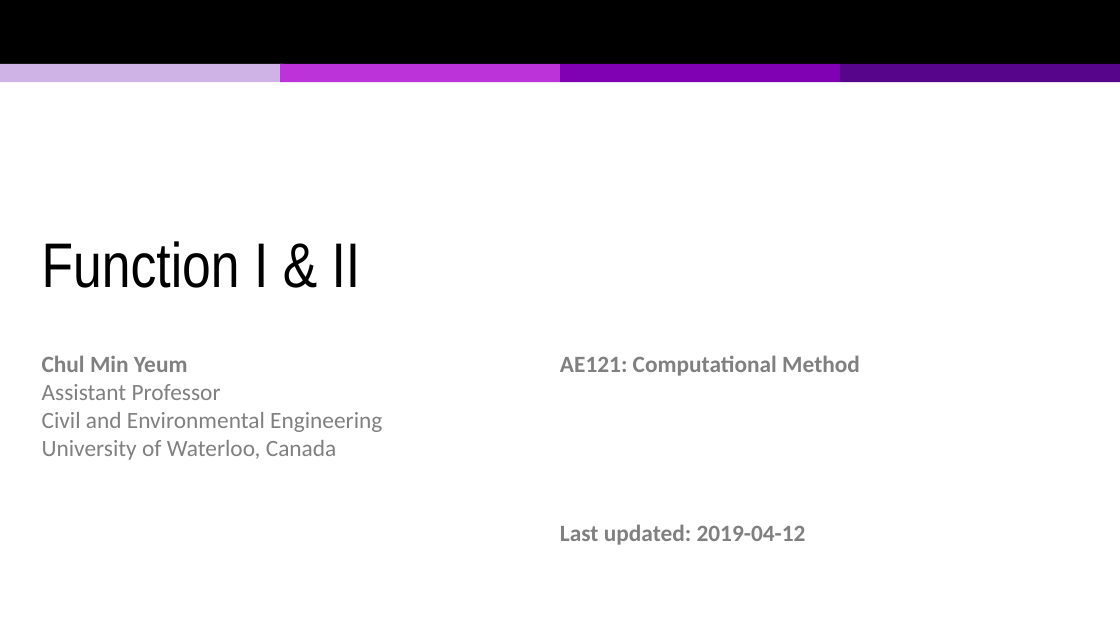
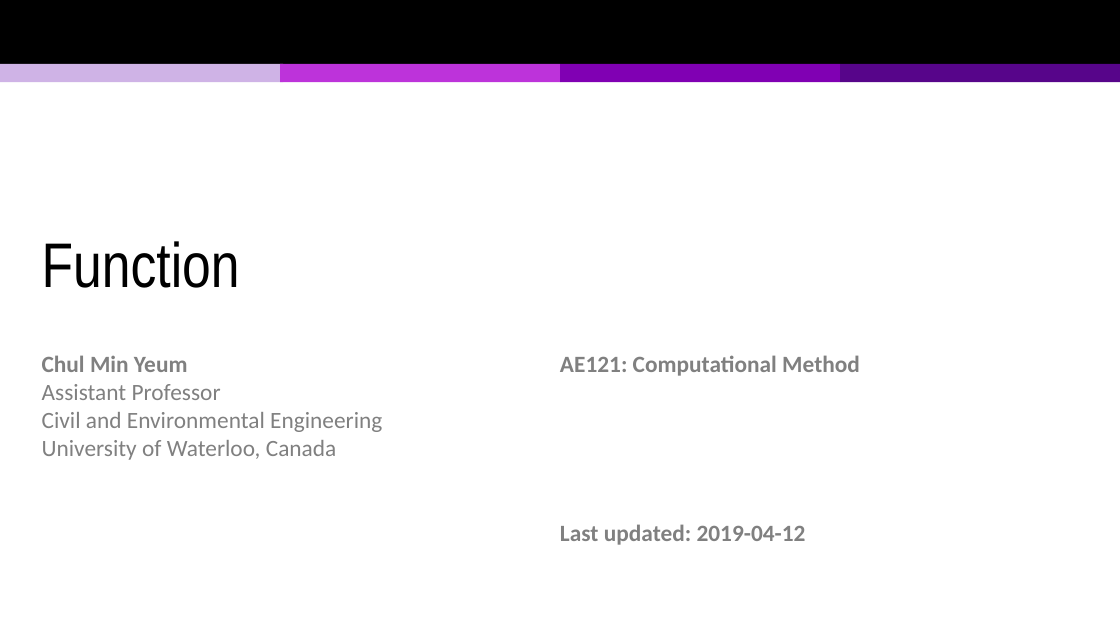
Before and after one commit to chulminy/AE_ENVE_GEOE_121, a slide deck: slide 1 of lecture/function/function_v1.pptx. Drawn at 1120x630 pixels with LibreOffice and Linux fonts; fonts in the diff are those of the drawing; background and template pictures are left out. Boxes give left, top, right and bottom in pixels: in the first picture for what was removed or moved away, otherwise in the second. Text is boxed around its words. In the diff, an @@ line names an element or a change of style, - is before the commit and + after.

```diff
--- a/lecture/function/function_v1.pptx
+++ b/lecture/function/function_v1.pptx
@@ title at (42, 241, 240, 288): text changed @@
-Function I & II
+Function
```
Also in this commit, not shown: 6 other slides changed, 17 other files.
